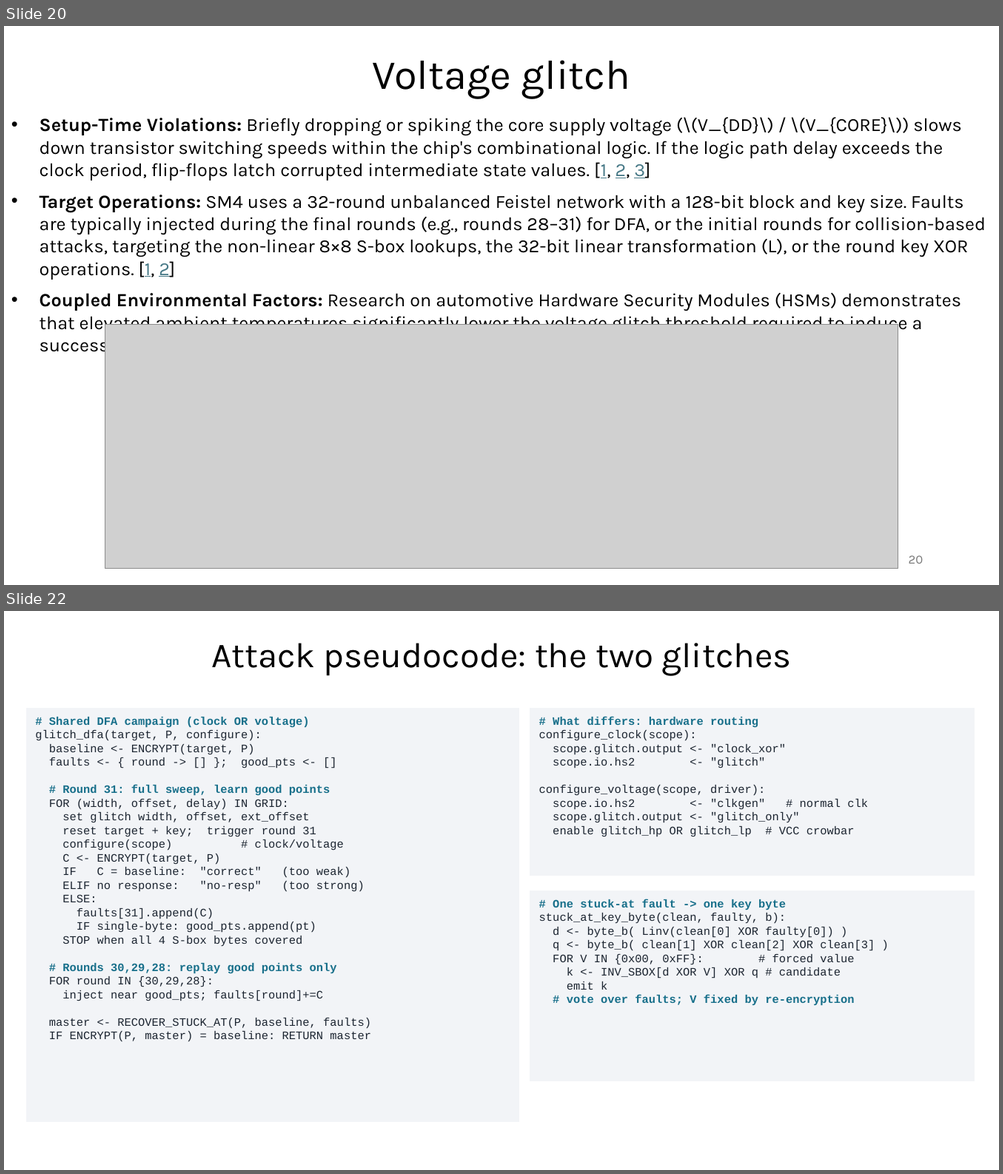
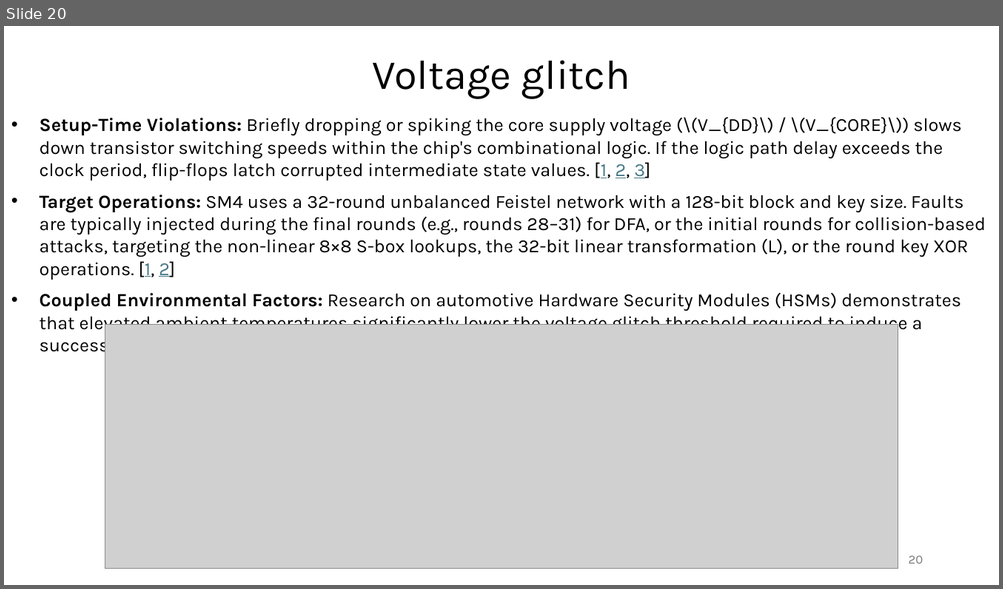
Before and after one commit to Specht1000/PFE-SM4-Fault-Injection, a slide deck: docs/Apresentation_PFE.pptx. Shown one above the other, each under a label of ours: slides 20 and 22 before the commit, slide 20 after it; the slides between them are not shown. The pictures are 1003x1174 and 1003x589 pixels, drawn with LibreOffice and Linux fonts; fonts in the diff are those of the drawing; grey boxes stand for pictures. Boxes give left, top, right and bottom in pixels: in the first picture for what was removed or moved away, otherwise in the second. Text is boxed around its words. In the diff, an @@ line names an element or a change of style, - is before the commit and + after.

```diff
--- a/docs/Apresentation_PFE.pptx
+++ b/docs/Apresentation_PFE.pptx
@@ slide 22 removed at [4,611,999,1170], background #FFFFFF @@
@@ text removed at [211,643,791,676] @@
-Attack pseudocode: the two glitches
@@ rectangle removed at [26,708,519,1122] @@
-# Shared DFA campaign (clock OR voltage)
-glitch_dfa(target, P, configure):
-baseline <- ENCRYPT(target, P)
-faults <- { round -> [] }; good_pts <- []
-# Round 31: full sweep, learn good points
-FOR (width, offset, delay) IN GRID:
-set glitch width, offset, ext_offset
-reset target + key; trigger round 31
-configure(scope) # clock/voltage
-C <- ENCRYPT(target, P)
-IF C = baseline: "correct" (too weak)
-ELIF no response: "no-resp" (too strong)
-ELSE:
-faults[31].append(C)
-IF single-byte: good_pts.append(pt)
-STOP when all 4 S-box bytes covered
-# Rounds 30,29,28: replay good points only
-FOR round IN {30,29,28}:
-inject near good_pts; faults[round]+=C
-master <- RECOVER_STUCK_AT(P, baseline, faults)
-IF ENCRYPT(P, master) = baseline: RETURN master
@@ rectangle removed at [530,708,974,876] @@
-# What differs: hardware routing
-configure_clock(scope):
-scope.glitch.output <- "clock_xor"
-scope.io.hs2 <- "glitch"
-configure_voltage(scope, driver):
-scope.io.hs2 <- "clkgen" # normal clk
-scope.glitch.output <- "glitch_only"
-enable glitch_hp OR glitch_lp # VCC crowbar
@@ rectangle removed at [530,891,974,1081] @@
-# One stuck-at fault -> one key byte
-stuck_at_key_byte(clean, faulty, b):
-d <- byte_b( Linv(clean[0] XOR faulty[0]) )
-q <- byte_b( clean[1] XOR clean[2] XOR clean[3] )
-FOR V IN {0x00, 0xFF}: # forced value
-k <- INV_SBOX[d XOR V] XOR q # candidate
-emit k
-# vote over faults; V fixed by re-encryption
```
Also in this commit, not shown: 1 slide changed, 1 other slide removed, 9 other files.
